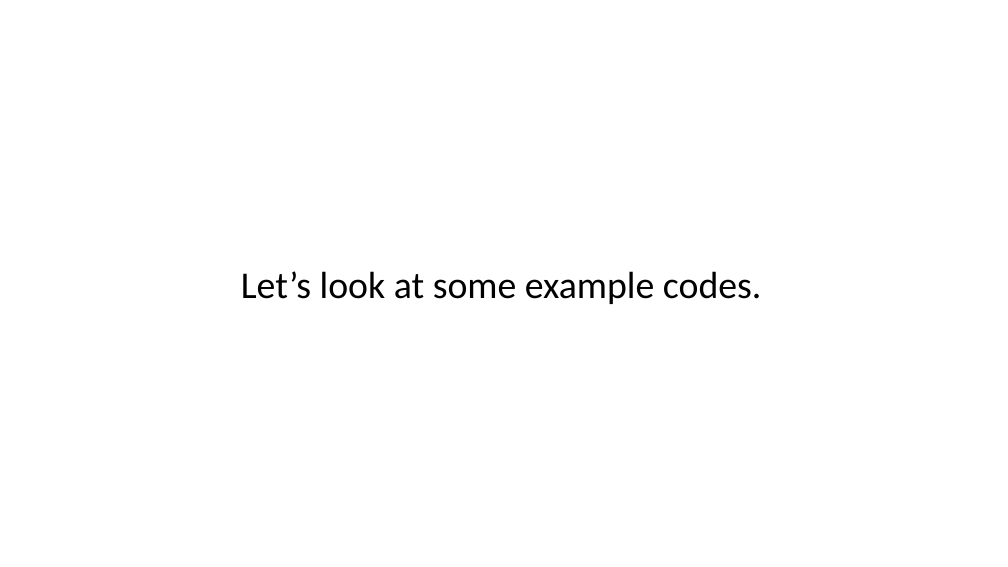
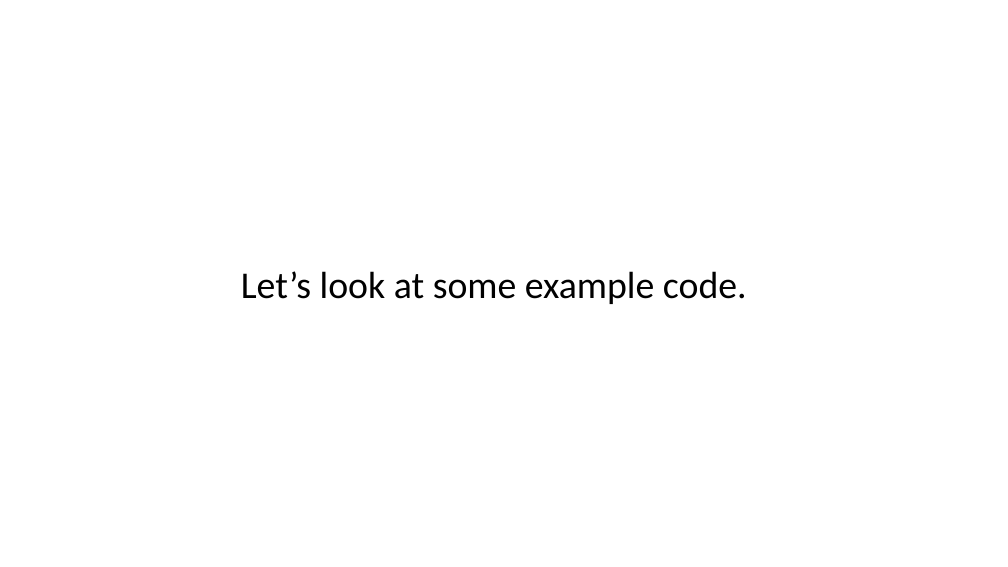
Before and after one commit to jekwatt/tech_talks, a slide deck: slide 9 of decorators/docs/decorators.pptx. Drawn at 1008x567 pixels with LibreOffice and Linux fonts; fonts in the diff are those of the drawing. Boxes give left, top, right and bottom in pixels: in the first picture for what was removed or moved away, otherwise in the second. Text is boxed around its words. In the diff, an @@ line names an element or a change of style, - is before the commit and + after.

```diff
--- a/decorators/docs/decorators.pptx
+++ b/decorators/docs/decorators.pptx
@@ text at box(241, 271, 747, 304): text changed @@
-Let’s look at some example codes.
+Let’s look at some example code.
```
Also in this commit, not shown: 4 other slides changed.
